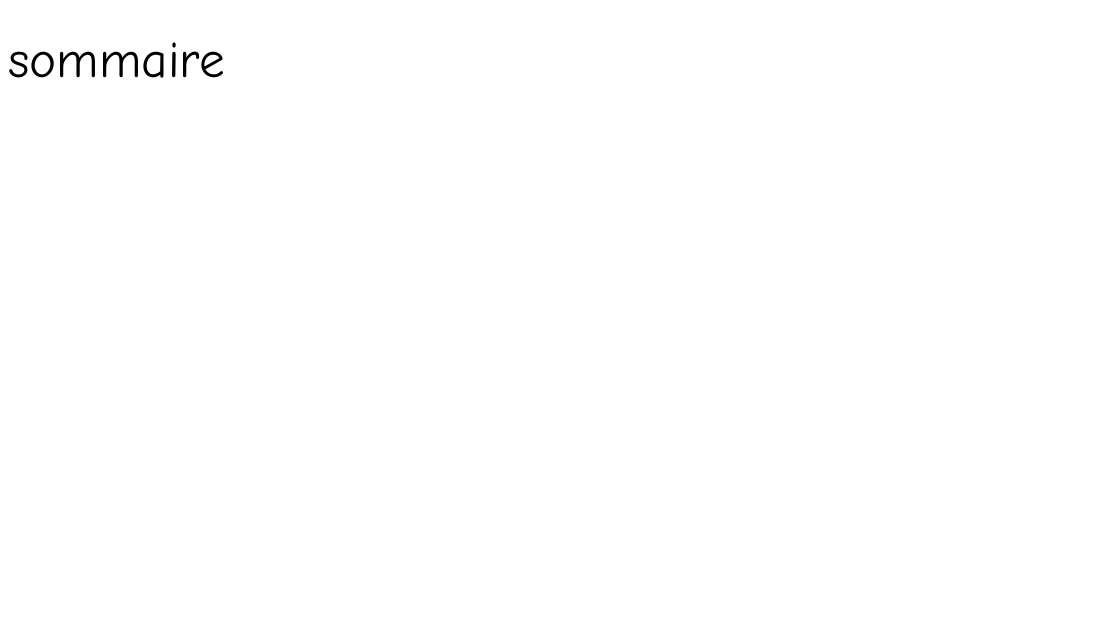
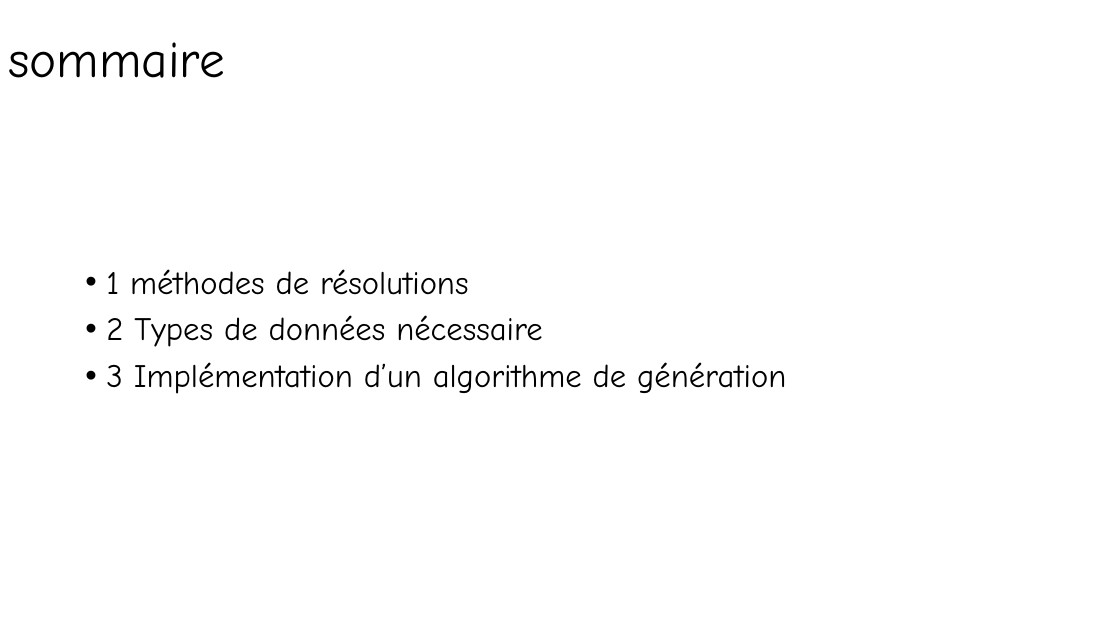
Before and after one commit to felttl/Mazer, a slide deck: slide 2 of presentation.pptx. Drawn at 1120x630 pixels with LibreOffice and Linux fonts; fonts in the diff are those of the drawing. Boxes give left, top, right and bottom in pixels: in the first picture for what was removed or moved away, otherwise in the second. Text is boxed around its words. In the diff, an @@ line names an element or a change of style, - is before the commit and + after.

```diff
--- a/presentation.pptx
+++ b/presentation.pptx
@@ text added at (x1=106, y1=269, x2=786, y2=394), 28 pt, text #000000 @@
+• 1 méthodes de résolutions
+• 2 Types de données nécessaire
+• 3 Implémentation d’un algorithme de génération
```
Also in this commit, not shown: 4 other slides changed.
